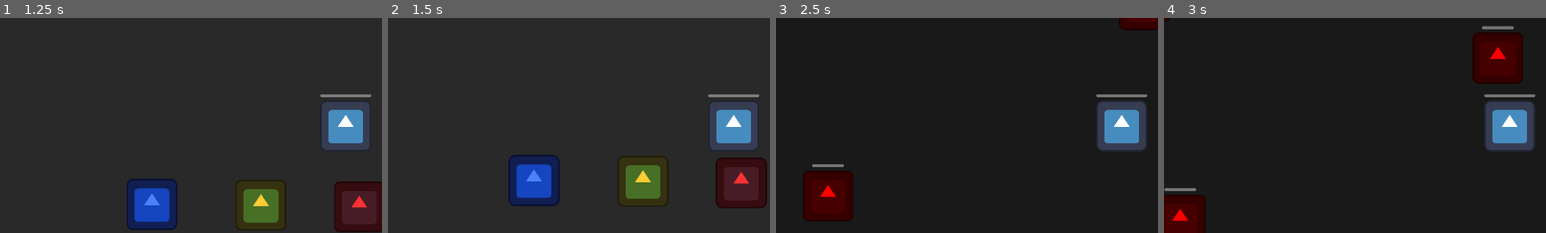
Above: before the commit, frames 1-4 (left to right).
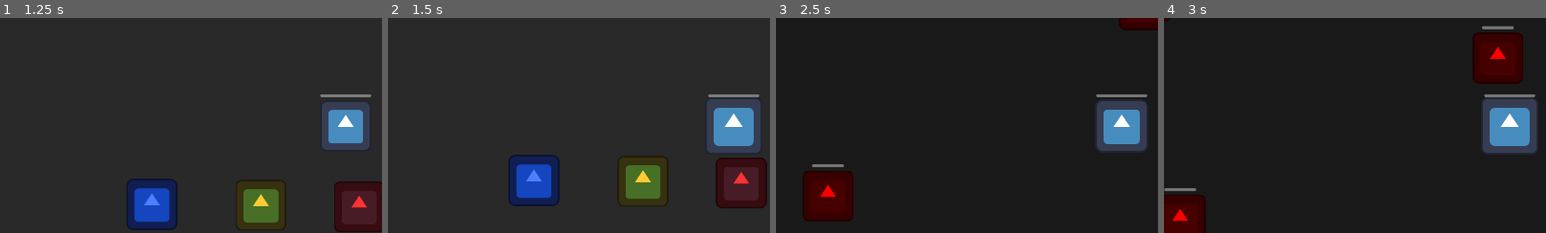
Above: after the commit, the same moments.

Repository: akuidox/RogueLiteUO
Game: Godot game, scene res://hub.tscn
The game is run twice, just before and just after one commit, with the same random seed, the same clock (stepped at 60 frames per second) and the same inputs. The engine's default icon, where the game draws it, is replaced by a stand-in: a white triangle on a blue panel in a dark square.
Inputs (mouse positions are % of the whole screen's width and height, from its top left):
- Up to frame 1 (1.25 s): tap Enter at 0.5 s; move the mouse to (72, 45) at 0.52 s; press the mouse at (72, 45) at 0.53 s; hold D (move_right) from 0.53 s (still down)
- Up to frame 2 (1.5 s): move the mouse to (30, 55) at 1.27 s; release D (move_right) at 1.28 s; release the mouse at (30, 55) at 1.28 s; hold S (move_down) from 1.28 s (still down); click (30, 55) at 1.35 s
- Up to frame 3 (2.5 s): move the mouse to (60, 28) at 2.02 s; release S (move_down) at 2.03 s; hold D (move_right) from 2.03 s (still down); hold E (interact) from 2.03 s (still down); click (60, 28) at 2.3 s
- Up to frame 4 (3 s): move the mouse to (45, 70) at 2.77 s; release D (move_right) at 2.78 s; release E (interact) at 2.78 s; hold W (move_up) from 2.78 s (still down); click (45, 70) at 2.85 s
The pictures show only the part of the screen within x 5-55%, y 25-75%; the shares and areas given below are measured in that part.

Frame 1 is identical in both runs. In frame 2, 1.2% of the frame differs, in the area x 83-98%, y 37-63%; in frame 3, 0.5%; in frame 4, 1.7%, in the area x 83-98%, y 36-64%.

Commit message:
Add attack cooldown and visual feedback
- 0.4 second cooldown between attacks prevents spam
- Sprite pulse effect when attacking for visual feedback
- Cooldown timer updates in _physics_process

Makes combat more deliberate and responsive.

🤖 Generated with [Claude Code](https://claude.com/claude-code)

Co-Authored-By: Claude <noreply@anthropic.com>

Diff:
--- a/PlayerController.gd
+++ b/PlayerController.gd
@@ -3,6 +3,11 @@
 # Stats du joueur
 var speed = 300.0
 var archetype = "warrior"  # warrior, mage, support
+
+# Combat
+var attack_cooldown_time = 0.4
+var attack_cooldown_timer = 0.0
+var can_attack = true
 
 # Skills (seront randomisées au portal)
 var skills = {
@@ -34,6 +39,12 @@
 	# Flip sprite selon direction
 	if input_dir.x != 0:
 		$Sprite2D.flip_h = input_dir.x < 0
+
+	# Update attack cooldown
+	if attack_cooldown_timer > 0:
+		attack_cooldown_timer -= delta
+		if attack_cooldown_timer <= 0:
+			can_attack = true
 
 func _input(event):
 	if event.is_action_pressed("attack"):
@@ -73,7 +84,19 @@
 			skills["combat"] = randi_range(20, 50)
 
 func attack():
+	# Check cooldown
+	if not can_attack:
+		return
+
+	can_attack = false
+	attack_cooldown_timer = attack_cooldown_time
+
 	var damage = skills["combat"] / 10
+
+	# Visual feedback: sprite pulse
+	var tween = create_tween()
+	tween.tween_property($Sprite2D, "scale", Vector2(1.2, 1.2), 0.1)
+	tween.tween_property($Sprite2D, "scale", Vector2(1.0, 1.0), 0.1)
 
 	# Détecter les ennemis proches (dans un rayon de 200 pixels)
 	var attack_range = 200.0
